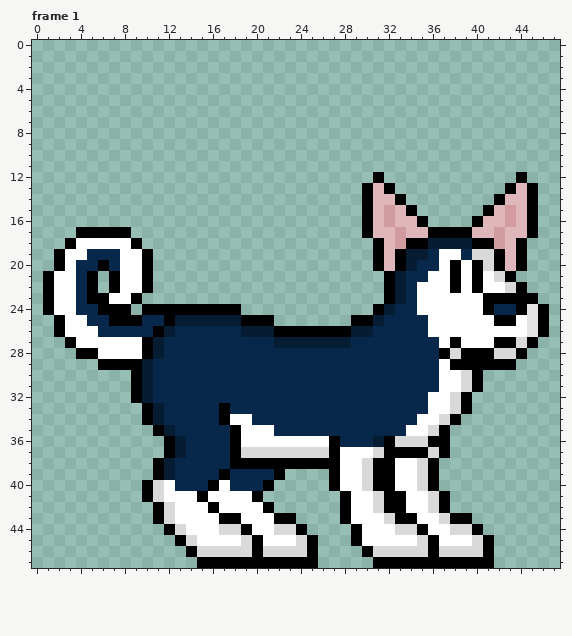
Two states of a pixel-art file, TerraGuardian Sprites/GiantDogGuardian.ase. The picture above was drawn from the file before the commit.
48x48 pixels, 36 frames. Colours within 5 levels of each other are drawn and written as one. Shown: frame 1. The commit also changed other frames, which this record leaves out.
New version:
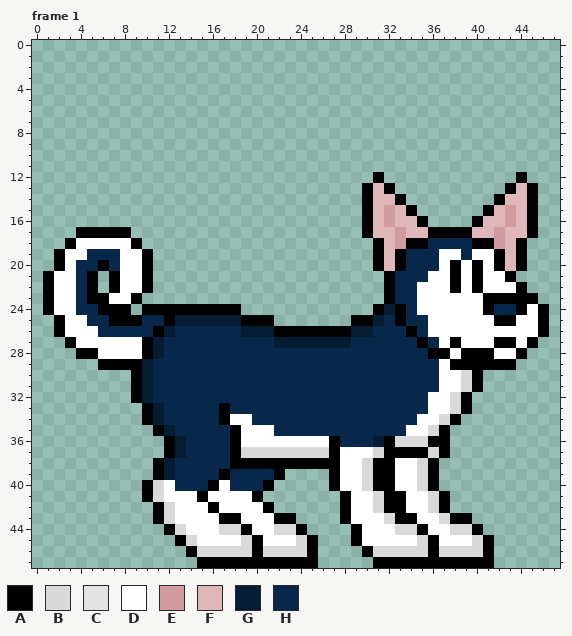
Palette (. is transparent): A #000000  B #d9d9d9  C #e3e3e3  D #ffffff  E #d29b9f  F #dfb6b9  G #051c33  H #07284a
The exact change:
layer "Color Body" now hidden
--- frame 1
@@ x 31..47 @@
 17 FFEFFAAAAFFEFFA..
-18 AFEAAGGGGAAEFA...
-19 AFAGGHDDHBBAFA...
-20 AFAGHHDADABAFA...
-21 .AGHHDDADADBA....
-22 .AGHDDDADADDBA...
-23 .AGHDDDDDDAAAAA..
-24 AGHHDDDDDDAHHACA.
-25 GHHHHDDDDDDAADCA.
-26 HHHHHDDDDDDDDDCA.
-27 HHHHHHDADDDAABA..
-28 HHHHHHABAAABBA...
+18 AFEAAHHHHAAEFA...
+19 AFAHHHDDHDDAFA...
+20 AFAHHHDADADAFA...
+21 .AHHHDDADADDA....
+22 .AHHDDDADADDDA...
+23 .AHHDDDDDDAAAAA..
+24 AGAHDDDDDDAHHADA.
+25 GHAHHDDDDDDAADDA.
+26 HHHAHDDDDDDDDDDA.
+27 HHHHAHDADDDAADA..
+28 HHHHHAADAAADDA...
 29 HHHHHHDAAAAAA....
